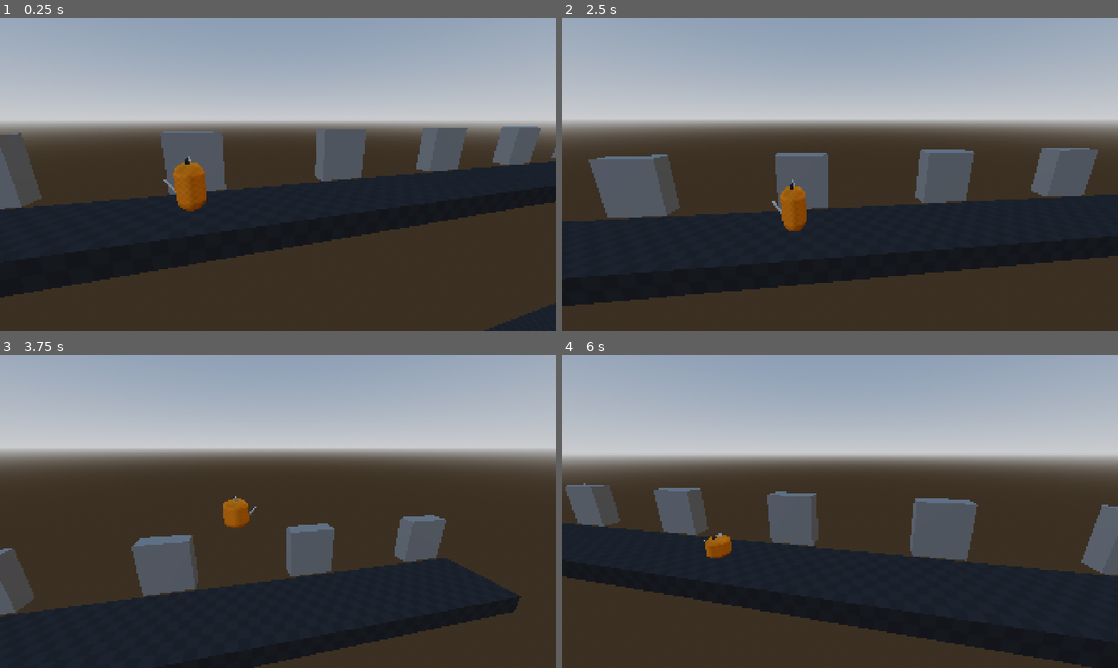
Above: before the commit, frames 1-4 (two rows, left to right).
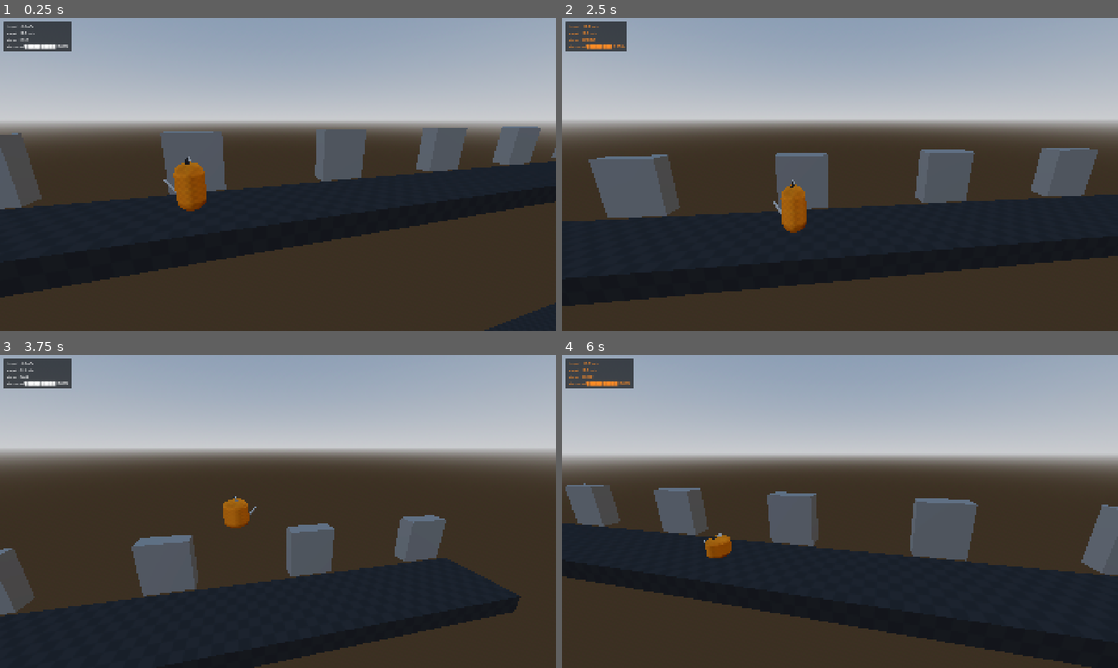
Above: after the commit, the same moments.

Repository: ukratatata/kit_out
Game: Godot game, scene res://scenes/levels/test_level.tscn
Two runs of this game, one before a commit and one after it. Both use one fixed random seed, a clock stepped at 60 frames per second and the inputs below.
Inputs:
- Up to frame 1 (0.25 s): no input
- Up to frame 2 (2.5 s): hold D (move_right) 0.53-1.28 s; hold Shift (sprint) 0.53-1.28 s; tap Space (jump) at 0.77, 1.52 s; hold A (move_left) 1.28-2.03 s; tap S (crouch) at 1.35 s; tap Shift (sprint) at 1.55 s; hold D (move_right) from 2.03 s (still down); hold Shift (sprint) from 2.03 s (still down)
- Up to frame 3 (3.75 s): release Shift (sprint) at 2.78 s; tap Shift (sprint) at 2.85 s; tap Space (jump) at 3.02 s; release D (move_right) at 3.53 s; hold A (move_left) from 3.53 s (still down); hold S (crouch) from 3.53 s (still down)
- Up to frame 4 (6 s): tap Space (jump) at 3.77, 4.52 s; tap Shift (sprint) at 3.8, 4.35 s; release S (crouch) at 4.28 s; hold Shift (sprint) 5.03-5.78 s; release A (move_left) at 5.78 s; hold D (move_right) from 5.78 s (still down); tap S (crouch) at 5.85 s

The runs differ from the first frame. In frame 1, 1.1% of the frame differs, in the area x 0-13%, y 1-11%; in frame 2, 1.1%; in frame 3, 1.1%; in frame 4, 1.2%, in the area x 0-31%, y 1-65%.

Commit message:
playesting QL, velocity and stamina displayed onscreen

Diff:
--- a/scenes/levels/test_level.tscn
+++ b/scenes/levels/test_level.tscn
@@ -3,6 +3,7 @@
 [ext_resource type="PackedScene" uid="uid://3q52hmccaj2x" path="res://scenes/player/player.tscn" id="1_jbqir"]
 [ext_resource type="Texture2D" uid="uid://dxgxamr1rrrqf" path="res://addons/kenney_prototype_textures/dark/texture_09.png" id="1_yautc"]
 [ext_resource type="Script" uid="uid://csmm35e3mm1xp" path="res://scripts/camera_follow.gd" id="3_fr1um"]
+[ext_resource type="Script" uid="uid://dc6x5bd1ttk1i" path="res://scripts/debug_hud.gd" id="4_v45ci"]
 
 [sub_resource type="ProceduralSkyMaterial" id="ProceduralSkyMaterial_yautc"]
 sky_horizon_color = Color(0.66224277, 0.6717428, 0.6867428, 1)
@@ -61,6 +62,8 @@
 
 [node name="Player" parent="." unique_id=1912640473 instance=ExtResource("1_jbqir")]
 slide_friction = 10.0
+sprint_lean_base = 0.1
+sprint_lean_max = 0.5
 
 [node name="Camera3D" type="Camera3D" parent="." unique_id=1941252158 node_paths=PackedStringArray("target")]
 transform = Transform3D(0.92454606, 0.09862827, -0.3680857, 0, 0.9659258, 0.25881904, 0.38107038, -0.23929013, 0.8930429, 0, 3, 8)
@@ -125,3 +128,7 @@
 [node name="MeshInstance3D14" type="MeshInstance3D" parent="Node/MeshInstance3D13" unique_id=776928126]
 transform = Transform3D(1, 0, 0, 0, 1, 0, 0, 0, 1, 60.675743, -10.213747, -3.8146973e-06)
 mesh = SubResource("BoxMesh_fr1um")
+
+[node name="CanvasLayer" type="CanvasLayer" parent="." unique_id=1908956664 node_paths=PackedStringArray("player")]
+script = ExtResource("4_v45ci")
+player = NodePath("../Player")
--- /dev/null
+++ b/scripts/debug_hud.gd
@@ -0,0 +1,76 @@
+# res://scripts/debug_hud.gd
+# Speed / state overlay for playtesting. Remove or hide before shipping.
+#
+# SETUP (takes 30 seconds):
+#   1. In your test level, add a CanvasLayer node as a direct child of the scene root.
+#   2. Attach this script to it.
+#   3. In the Inspector, drag the Player node into the `player` export slot.
+#   Done. The overlay appears in the top-left corner during play.
+# ─────────────────────────────────────────────────────────────────────────────
+
+extends CanvasLayer
+
+## The player node to read from. Assign in the Inspector.
+@export var player: KitOutPlayer
+
+var _label: Label
+
+
+func _ready() -> void:
+	layer = 127  # Draw on top of everything
+
+	_label = Label.new()
+	_label.name                 = "DebugLabel"
+	_label.position             = Vector2(12, 12)
+	_label.custom_minimum_size  = Vector2(200, 0)
+
+	var style := StyleBoxFlat.new()
+	style.bg_color                   = Color(0.0, 0.0, 0.0, 0.62)
+	style.corner_radius_top_left     = 6
+	style.corner_radius_top_right    = 6
+	style.corner_radius_bottom_left  = 6
+	style.corner_radius_bottom_right = 6
+	style.content_margin_left        = 10
+	style.content_margin_right       = 10
+	style.content_margin_top         = 7
+	style.content_margin_bottom      = 7
+
+	_label.add_theme_stylebox_override("normal", style)
+	_label.add_theme_font_size_override("font_size", 14)
+	_label.add_theme_color_override("font_color", Color.WHITE)
+
+	add_child(_label)
+
+
+func _process(_delta: float) -> void:
+	if not player:
+		_label.text = "⚠  player not assigned"
+		return
+
+	var h_spd       := absf(player.velocity.x)
+	var v_spd       := player.velocity.y
+	var state_name  := _state_str(player.current_state)
+	var stamina_pct := int(player.sprint_stamina / maxf(player.sprint_stamina_max, 0.001) * 100.0)
+	var stamina_bar := _bar(stamina_pct, 10)
+
+	_label.text = (
+		"h-spd   %.1f u/s\nv-spd  %+.1f u/s\nstate   %s\nstamina %s %d%%"
+		% [h_spd, v_spd, state_name, stamina_bar, stamina_pct]
+	)
+
+	# White at normal speed → orange when carrying slide/sprint momentum
+	var col := Color.WHITE if h_spd <= player.speed else Color(1.0, 0.55, 0.15)
+	_label.add_theme_color_override("font_color", col)
+
+
+# Returns the PlayerState enum value as a readable name string.
+func _state_str(state: KitOutPlayer.PlayerState) -> String:
+	var keys := KitOutPlayer.PlayerState.keys()
+	var idx  := int(state)
+	return keys[idx] if idx >= 0 and idx < keys.size() else str(idx)
+
+
+# Renders a compact text progress bar: e.g. _bar(70, 10) → "[███████   ]"
+func _bar(pct: int, width: int) -> String:
+	var filled := int(pct / 100.0 * width)
+	return "[" + "█".repeat(filled) + " ".repeat(width - filled) + "]"
--- a/scripts/player.gd
+++ b/scripts/player.gd
@@ -122,6 +122,12 @@
 @export var squash_on_jump: Vector3       = Vector3(0.75, 1.30, 0.75)
 @export var squash_on_land: Vector3       = Vector3(1.35, 0.70, 1.35)
 @export var squash_recovery_speed: float  = 12.0
+## Lean angle (radians) at the start of a sprint when stamina is full — subtle but present.
+@export var sprint_lean_base: float   = 0.05
+## Extra lean added as stamina drains. At 0 stamina: total lean = base + max ≈ 14°.
+@export var sprint_lean_max: float    = 0.20
+## How quickly the lean settles to its target angle.
+@export var sprint_lean_speed: float  = 6.0
 
 
 # ── Runtime Variables ─────────────────────────────────────────────────────────
@@ -564,6 +570,16 @@
 	# ── Off-balance wobble ────────────────────────────────────────────────────
 	if current_state == PlayerState.OFF_BALANCE:
 		visual_container.rotation.z = sin(Time.get_ticks_msec() * 0.012) * 0.18
+	elif current_state == PlayerState.SPRINT:
+		# Lean forward in the direction of travel.
+		# At full stamina: subtle base lean only. As stamina drains the lean grows,
+		# giving an increasingly desperate look just before the stumble hits.
+		var stamina_t := sprint_stamina / maxf(sprint_stamina_max, 0.001)
+		var lean_amt  := sprint_lean_base + sprint_lean_max * (1.0 - stamina_t)
+		var lean_dir: float = -sign(velocity.x) if absf(velocity.x) > 0.1 else -_last_input_dir
+		visual_container.rotation.z = lerp_angle(
+			visual_container.rotation.z, lean_amt * lean_dir, sprint_lean_speed * delta
+		)
 	else:
 		visual_container.rotation.z = lerp_angle(
 			visual_container.rotation.z, 0.0, 8.0 * delta
Not shown, added: scripts/debug_hud.gd.uid
